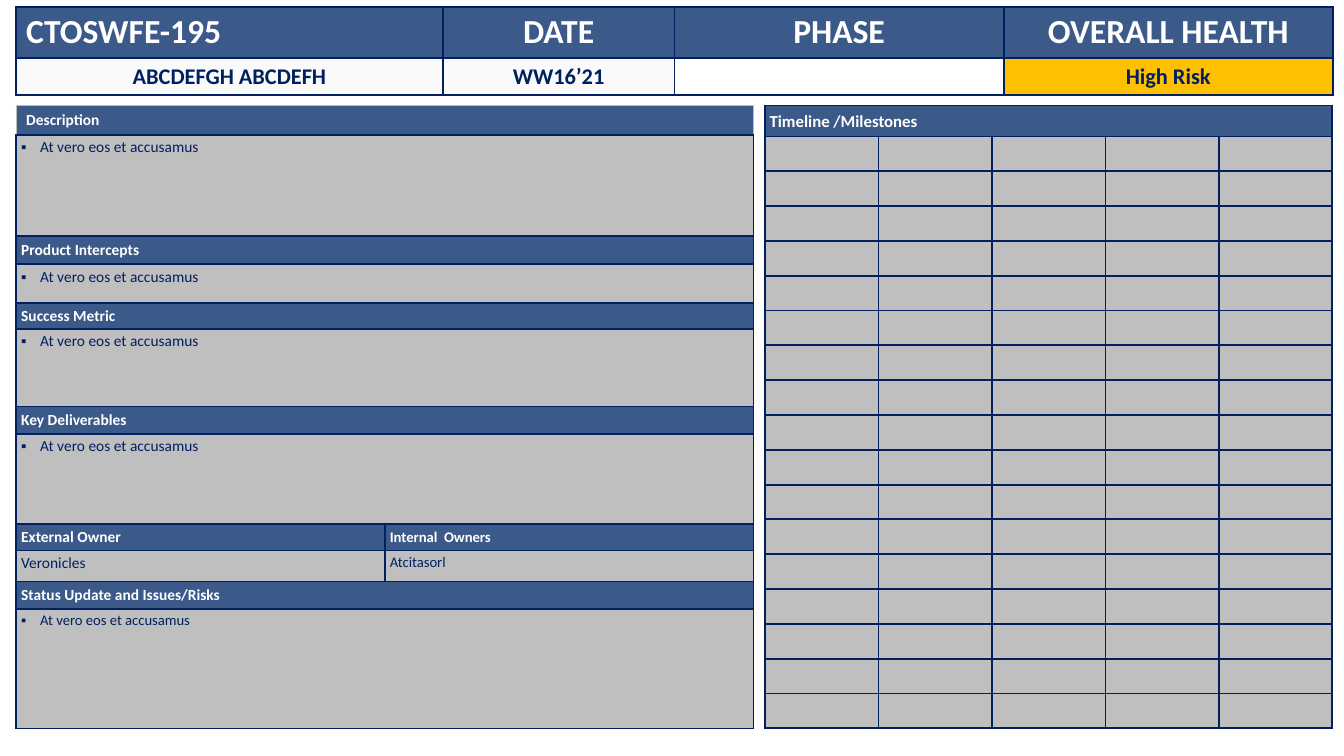
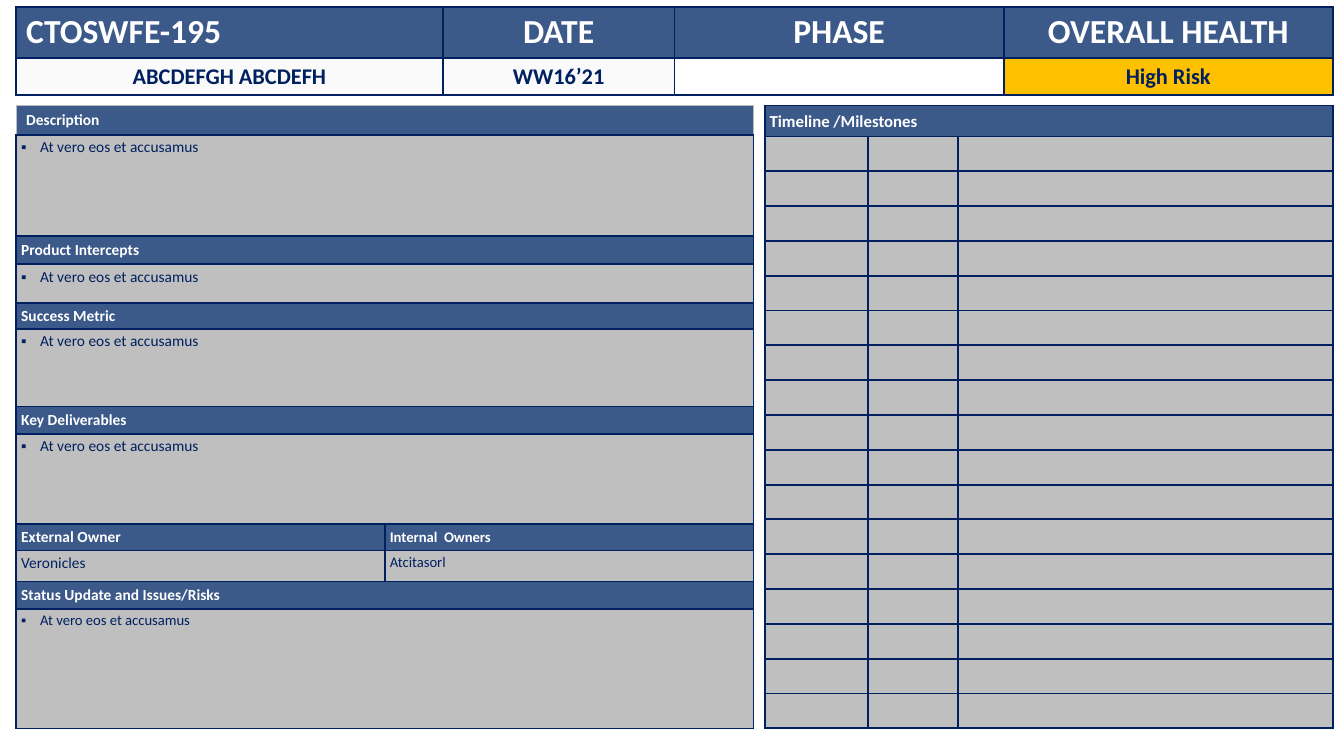
Before and after one commit to NguyenTatNhac/ppt-generator, a slide deck: slide 1 of src/main/resources/Template.pptx. Drawn at 1344x756 pixels with LibreOffice and Linux fonts; fonts in the diff are those of the drawing. Boxes give left, top, right and bottom in pixels: in the first picture for what was removed or moved away, otherwise in the second. Text is boxed around its words. In the diff, an @@ line names an element or a change of style, - is before the commit and + after.

Commit message:
Remove 2 columns from the Milestones table

```diff
--- a/src/main/resources/Template.pptx
+++ b/src/main/resources/Template.pptx
@@ table at (x1=765, y1=106, x2=1333, y2=729) @@
-column 4:  |  |  |  |  |  |  |  |  |  |  |  |  |  |  |  |  | 
-column 5:  |  |  |  |  |  |  |  |  |  |  |  |  |  |  |  |  | 
```
Also in this commit, not shown: 1 other file.
